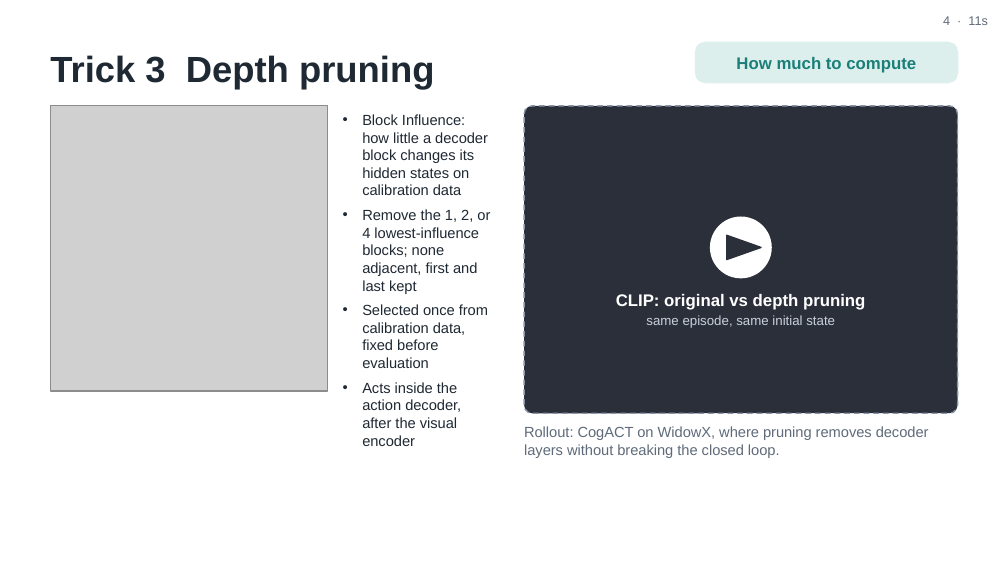
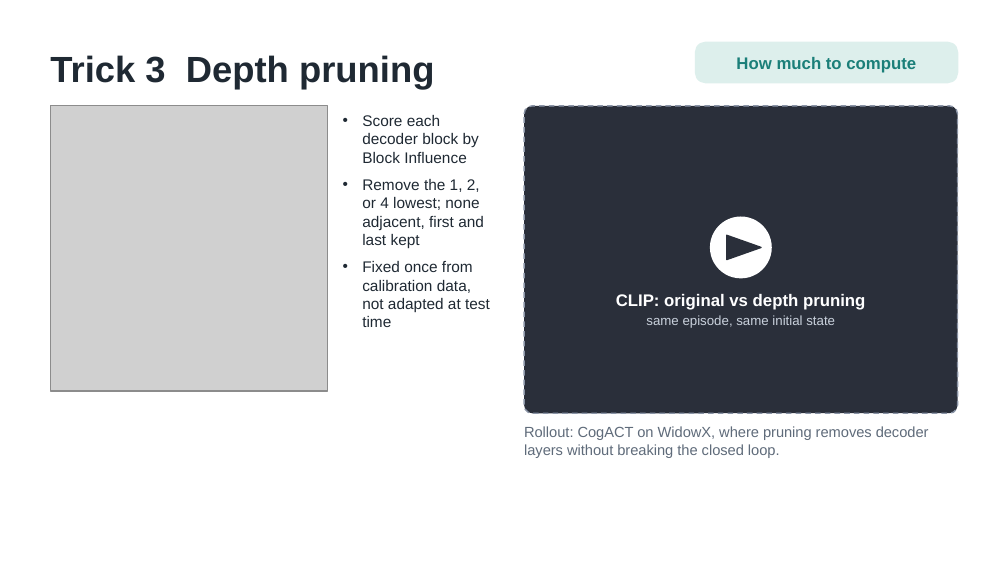
Before and after one commit to trillion-boy/BiVLA, a slide deck: slide 4 of experiments/paper/video/ICRA27_video_v2.pptx. Drawn at 1008x567 pixels with LibreOffice and Linux fonts; fonts in the diff are those of the drawing; grey boxes stand for pictures. Boxes give left, top, right and bottom in pixels: in the first picture for what was removed or moved away, otherwise in the second. Text is boxed around its words. In the diff, an @@ line names an element or a change of style, - is before the commit and + after.

```diff
--- a/experiments/paper/video/ICRA27_video_v2.pptx
+++ b/experiments/paper/video/ICRA27_video_v2.pptx
@@ text removed at box(943, 16, 987, 25) @@
-4 · 11s
@@ text at box(362, 115, 490, 327): text changed; size 10.5 to 11 pt @@
-• Block Influence: how little a decoder block changes its hidden states on calibration data
-• Remove the 1, 2, or 4 lowest-influence blocks; none adjacent, first and last kept
-• Selected once from calibration data, fixed before evaluation
-• Acts inside the action decoder, after the visual encoder
+• Score each decoder block by Block Influence
+• Remove the 1, 2, or 4 lowest; none adjacent, first and last kept
+• Fixed once from calibration data, not adapted at test time
```
Also in this commit, not shown: 13 other slides changed, 2 other files.
